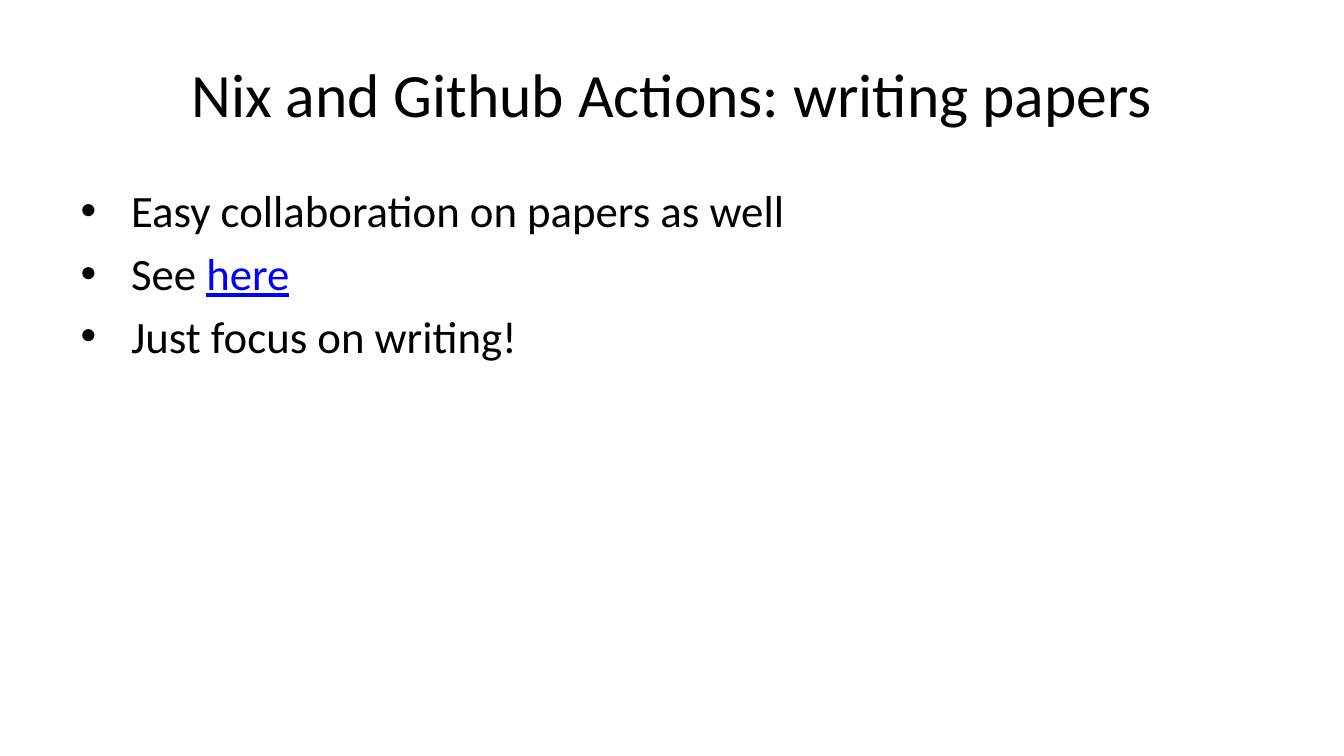
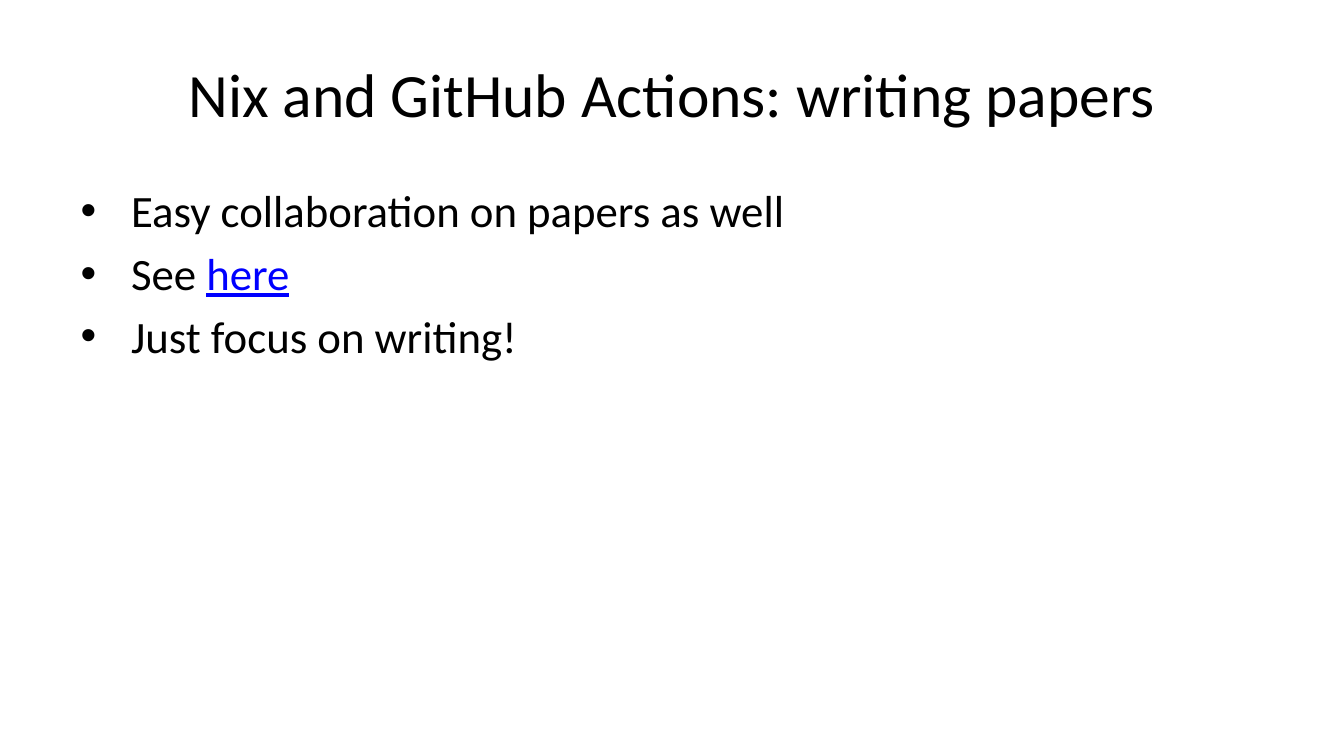
Before and after one commit to b-rodrigues/repro_basf, a slide deck: slide 37 of docs/index.pptx. Drawn at 1344x756 pixels with LibreOffice and Linux fonts; fonts in the diff are those of the drawing. Boxes give left, top, right and bottom in pixels: in the first picture for what was removed or moved away, otherwise in the second. Text is boxed around its words. In the diff, an @@ line names an element or a change of style, - is before the commit and + after.

```diff
--- a/docs/index.pptx
+++ b/docs/index.pptx
@@ title at (188, 74, 1154, 128): text changed @@
-Nix and Github Actions: writing papers
+Nix and GitHub Actions: writing papers
```
Also in this commit, not shown: 13 other slides changed, 12 other files.
